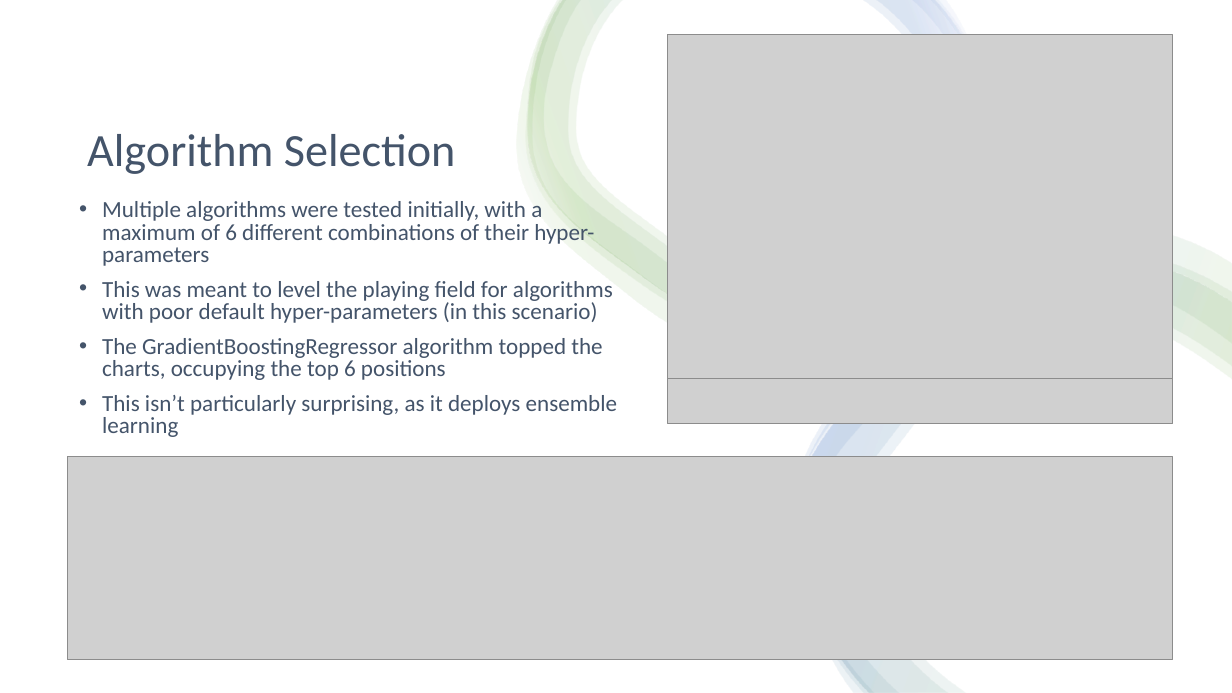
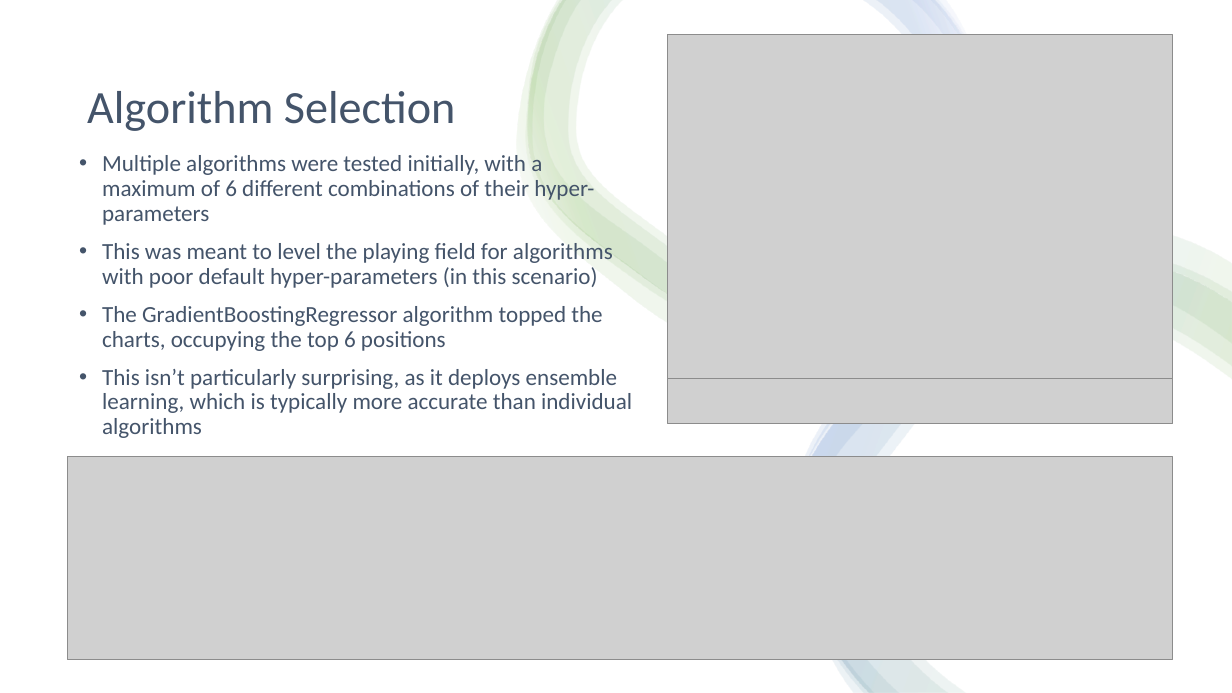
Before and after one commit to ethanolx/Mushrooms-Housing-py, a slide deck: slide 5 of doc/regression-highlights.pptx. Drawn at 1232x693 pixels with LibreOffice and Linux fonts; fonts in the diff are those of the drawing; grey boxes stand for pictures. Boxes give left, top, right and bottom in pixels: in the first picture for what was removed or moved away, otherwise in the second. Text is boxed around its words. In the diff, an @@ line names an element or a change of style, - is before the commit and + after.

```diff
--- a/doc/regression-highlights.pptx
+++ b/doc/regression-highlights.pptx
@@ title "Algorithm Selection": place and size @@
-title "Algorithm Selection" at (87, 134, 456, 174)
+title "Algorithm Selection" at (87, 91, 456, 131)
@@ text "Multiple algorithms were tested initially, ...": place and size @@
-text "Multiple algorithms were tested initially, ..." at (102, 201, 617, 437)
+text "Multiple algorithms were tested initially, ..." at (102, 155, 632, 438)
@@ text at (102, 155, 613, 351): line spacing 0.8 to 0.9 @@
@@ text at (102, 369, 632, 438): text changed @@
-• This isn’t particularly surprising, as it deploys ensemble learning
+• This isn’t particularly surprising, as it deploys ensemble learning, which is typically more accurate than individual algorithms
```
Also in this commit, not shown: 8 other slides changed, 4 other files.
